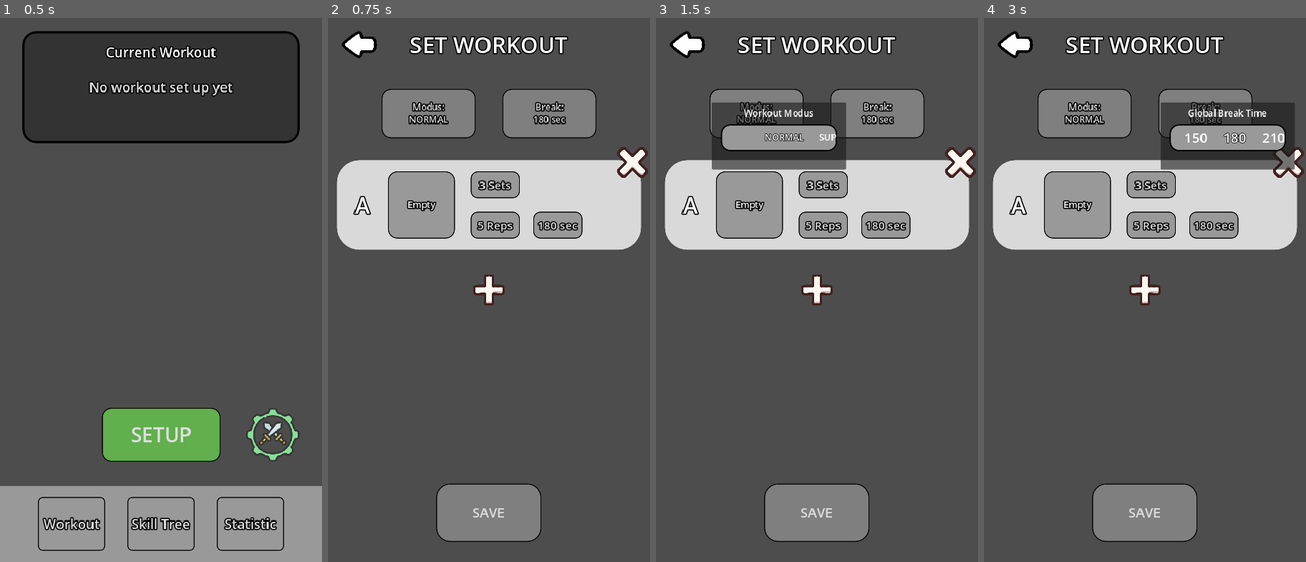
Above: before the commit, frames 1-4 (left to right).
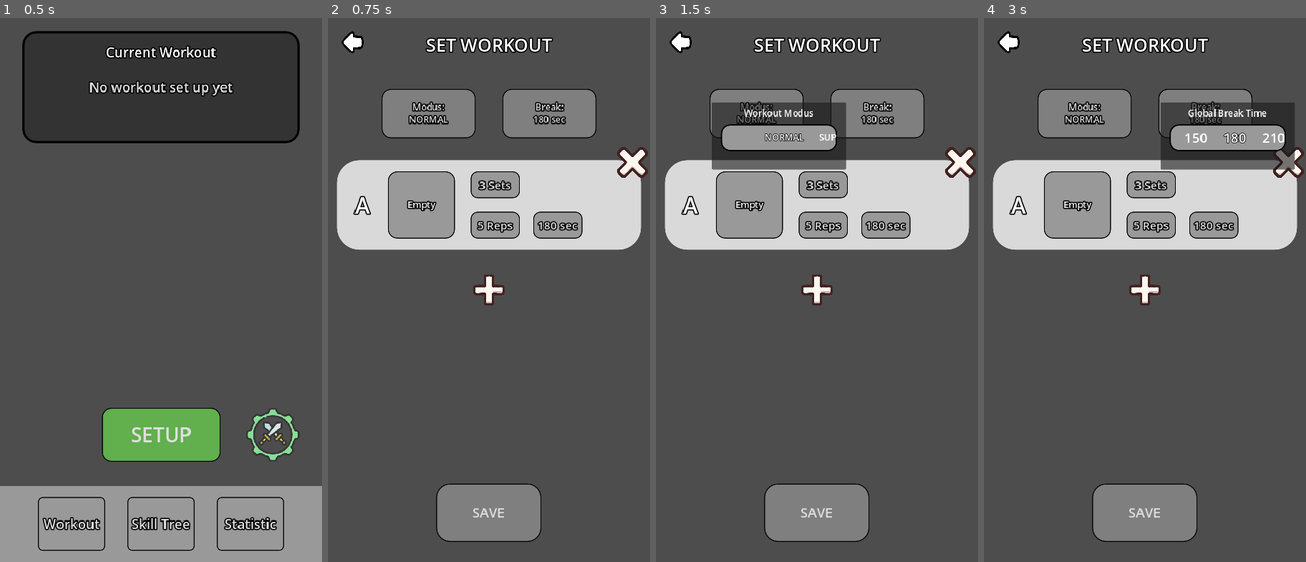
Above: after the commit, the same moments.

Repository: derdrache/Calisthenics-App
Game: Godot game, scene res://main_menu_page/main_menu.tscn
Two runs of this game, one before a commit and one after it. Both use one fixed random seed, a clock stepped at 60 frames per second and the inputs below. The engine's default icon, where the game draws it, is replaced by a stand-in: a white triangle on a blue panel in a dark square.
Inputs:
- Up to frame 1 (0.5 s): no input
- Up to frame 2 (0.75 s): click "SETUP" at 0.5 s
- Up to frame 3 (1.5 s): click "Modus: NORMAL" at 1.25 s
- Up to frame 4 (3 s): click "Modus: NORMAL" at 2 s; click "Break: 180 sec" at 2.75 s

Frame 1 is identical in both runs. In frame 2, 1.5% of the frame differs, in the area x 4-75%, y 2-8%; in frame 3, 1.5%; in frame 4, 1.5%.

Commit message:
change icon size

Diff:
--- a/widgets/top_navigation_bar/top_navigation_bar.tscn
+++ b/widgets/top_navigation_bar/top_navigation_bar.tscn
@@ -6,7 +6,7 @@
 
 [sub_resource type="StyleBoxEmpty" id="StyleBoxEmpty_yautv"]
 
-[node name="Control" type="Control"]
+[node name="TopNavigationBar" type="Control"]
 custom_minimum_size = Vector2(0, 100)
 layout_mode = 3
 anchors_preset = 10
@@ -31,7 +31,7 @@
 size_flags_horizontal = 3
 theme_override_colors/font_outline_color = Color(0, 0, 0, 1)
 theme_override_constants/outline_size = 10
-theme_override_font_sizes/font_size = 50
+theme_override_font_sizes/font_size = 40
 horizontal_alignment = 1
 vertical_alignment = 1
 autowrap_mode = 2
@@ -39,15 +39,15 @@
 [node name="BackButtonContainer" type="MarginContainer" parent="."]
 unique_name_in_owner = true
 layout_mode = 2
-offset_right = 140.0
-offset_bottom = 100.0
+offset_right = 110.0
+offset_bottom = 90.0
 theme_override_constants/margin_left = 30
 theme_override_constants/margin_top = 20
 theme_override_constants/margin_right = 30
 theme_override_constants/margin_bottom = 20
 
 [node name="TextureRect" type="TextureRect" parent="BackButtonContainer"]
-custom_minimum_size = Vector2(80, 60)
+custom_minimum_size = Vector2(50, 50)
 layout_mode = 2
 size_flags_horizontal = 4
 texture = ExtResource("1_ygun5")
@@ -75,8 +75,9 @@
 anchors_preset = 1
 anchor_left = 1.0
 anchor_right = 1.0
-offset_left = -105.0
-offset_bottom = 120.0
+offset_left = -120.0
+offset_right = -10.0
+offset_bottom = 110.0
 grow_horizontal = 0
 size_flags_horizontal = 4
 size_flags_vertical = 4
@@ -86,7 +87,7 @@
 theme_override_constants/margin_bottom = 30
 
 [node name="TextureRect" type="TextureRect" parent="CloseButtonContainer"]
-custom_minimum_size = Vector2(60, 60)
+custom_minimum_size = Vector2(50, 50)
 layout_mode = 2
 size_flags_horizontal = 4
 texture = ExtResource("3_7iktk")
